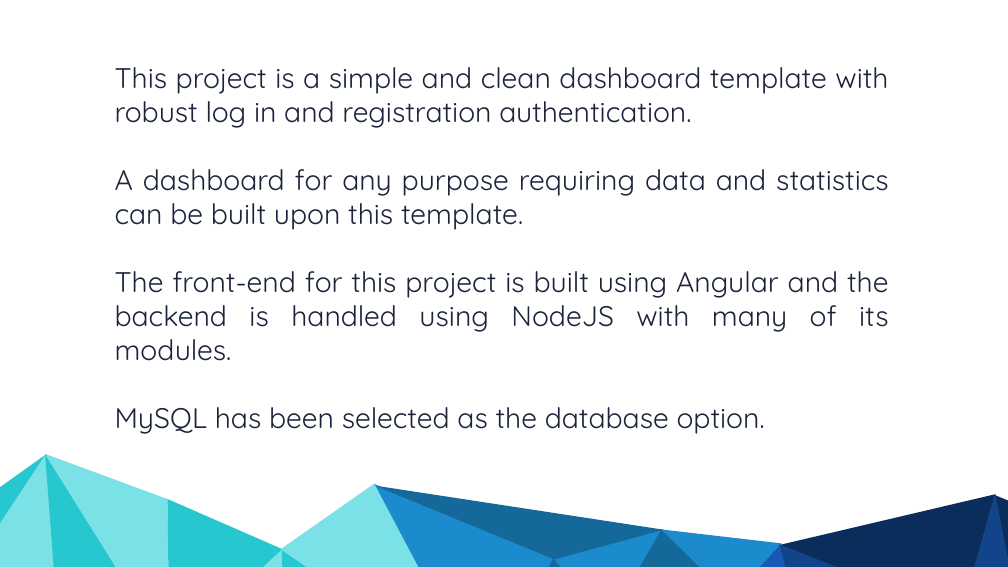
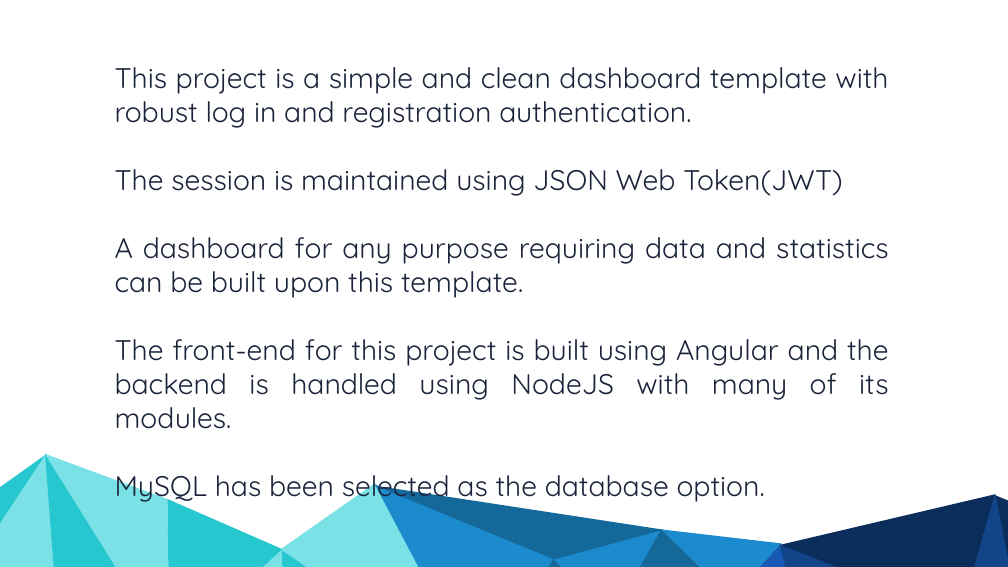
Before and after one commit to aelit31134/Portfolio-Dashboard-Template-Angular-case-study, a slide deck: slide 3 of portfolio-dashboard-template.pptx. Drawn at 1008x567 pixels with LibreOffice and Linux fonts; fonts in the diff are those of the drawing. Boxes give left, top, right and bottom in pixels: in the first picture for what was removed or moved away, otherwise in the second. Text is boxed around its words. In the diff, an @@ line names an element or a change of style, - is before the commit and + after.

Commit message:
updated material

```diff
--- a/portfolio-dashboard-template.pptx
+++ b/portfolio-dashboard-template.pptx
@@ text at <box>115,169,843,196</box>: paragraph added @@
+The session is maintained using JSON Web Token(JWT)
```
